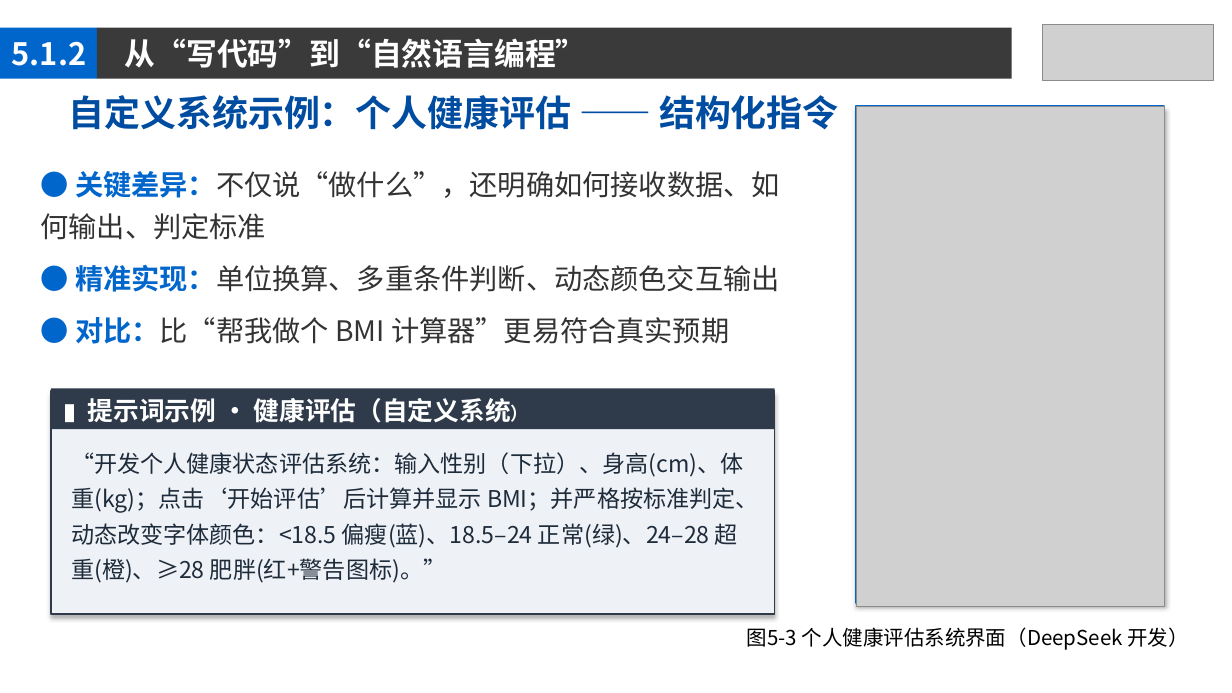
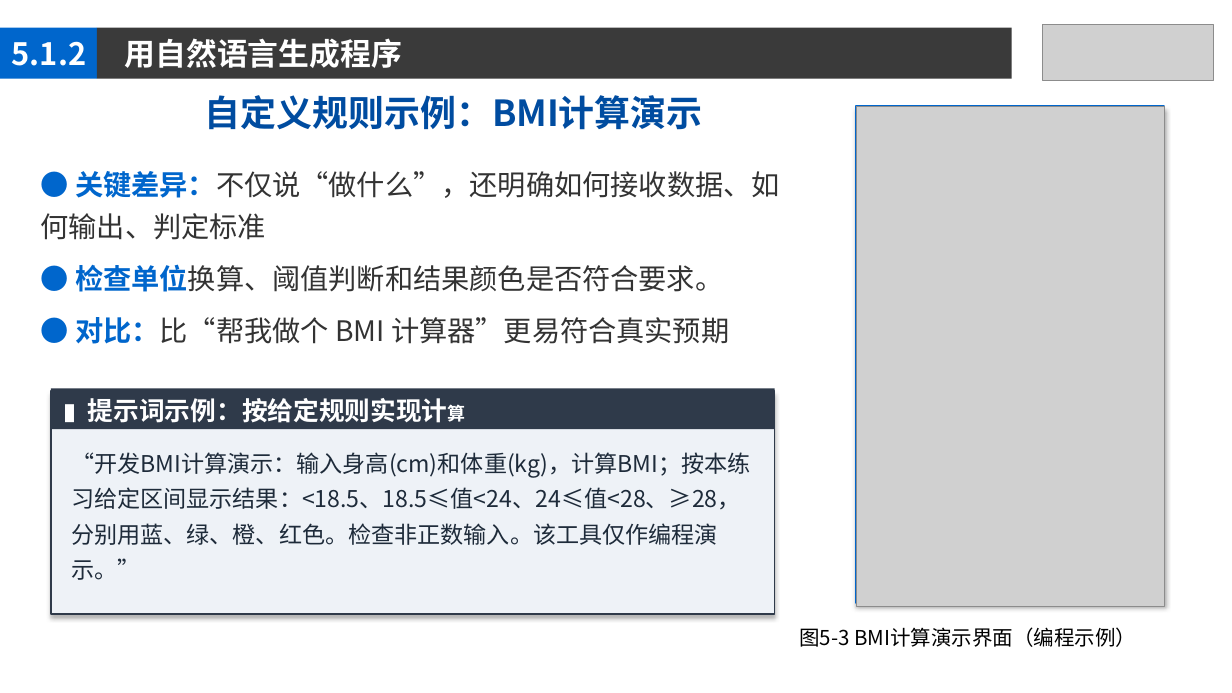
Before and after one commit to jpqiang/AIGC, a slide deck: slide 12 of 课件/第5章.pptx. Drawn at 1232x693 pixels with LibreOffice and Linux fonts; fonts in the diff are those of the drawing; grey boxes stand for pictures. Boxes give left, top, right and bottom in pixels: in the first picture for what was removed or moved away, otherwise in the second. Text is boxed around its words. In the diff, an @@ line names an element or a change of style, - is before the commit and + after.

```diff
--- a/课件/第5章.pptx
+++ b/课件/第5章.pptx
@@ text at (125,38,402,68): text changed @@
-从“写代码”到“自然语言编程”
+用自然语言生成程序
@@ text at (205,95,703,130): text changed @@
-自定义系统示例：个人健康评估 —— 结构化指令
+自定义规则示例：BMI计算演示
@@ text at (75,264,723,292): text changed @@
-● 精准实现：单位换算、多重条件判断、动态颜色交互输出
+● 检查单位换算、阈值判断和结果颜色是否符合要求。
@@ text at (88,398,466,423): text changed @@
-▌ 提示词示例 · 健康评估（自定义系统）
+▌ 提示词示例：按给定规则实现计算
@@ text at (71,452,751,580): text changed @@
-“开发个人健康状态评估系统：输入性别（下拉）、身高(cm)、体重(kg)；点击‘开始评估’后计算并显示 BMI；并严格按标准判定、动态改变字体颜色：<18.5 偏瘦(蓝)、18.5–24 正常(绿)、24–28 超重(橙)、≥28 肥胖(红+警告图标)。”
+“开发BMI计算演示：输入身高(cm)和体重(kg)，计算BMI；按本练习给定区间显示结果：<18.5、18.5≤值<24、24≤值<28、≥28，分别用蓝、绿、橙、红色。检查非正数输入。该工具仅作编程演示。”
@@ text at (800,627,1136,647): text changed @@
-图5-3 个人健康评估系统界面（DeepSeek 开发）
+图5-3 BMI计算演示界面（编程示例）
```
Also in this commit, not shown: 35 other slides changed, 3 other files.
